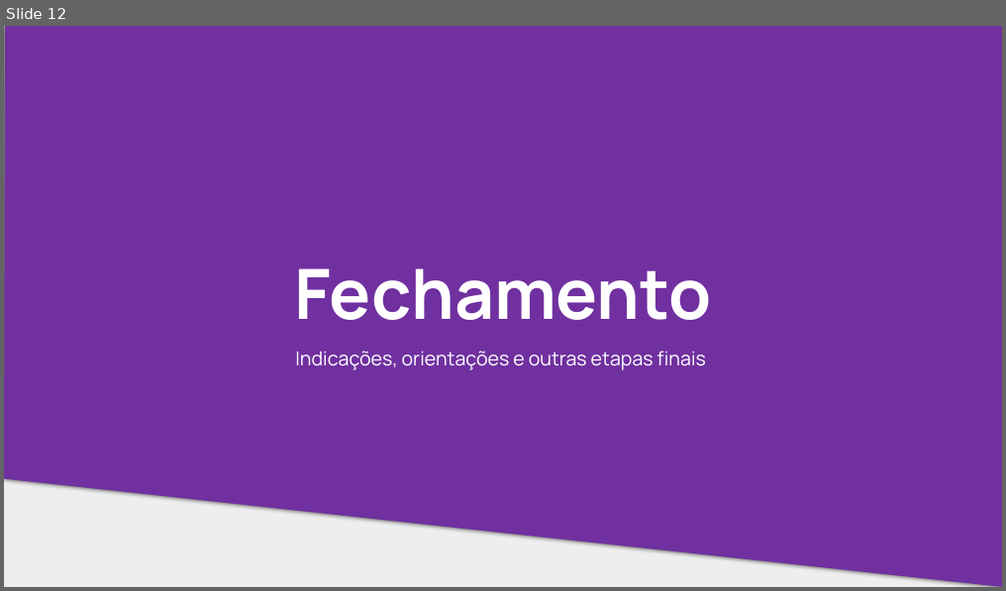
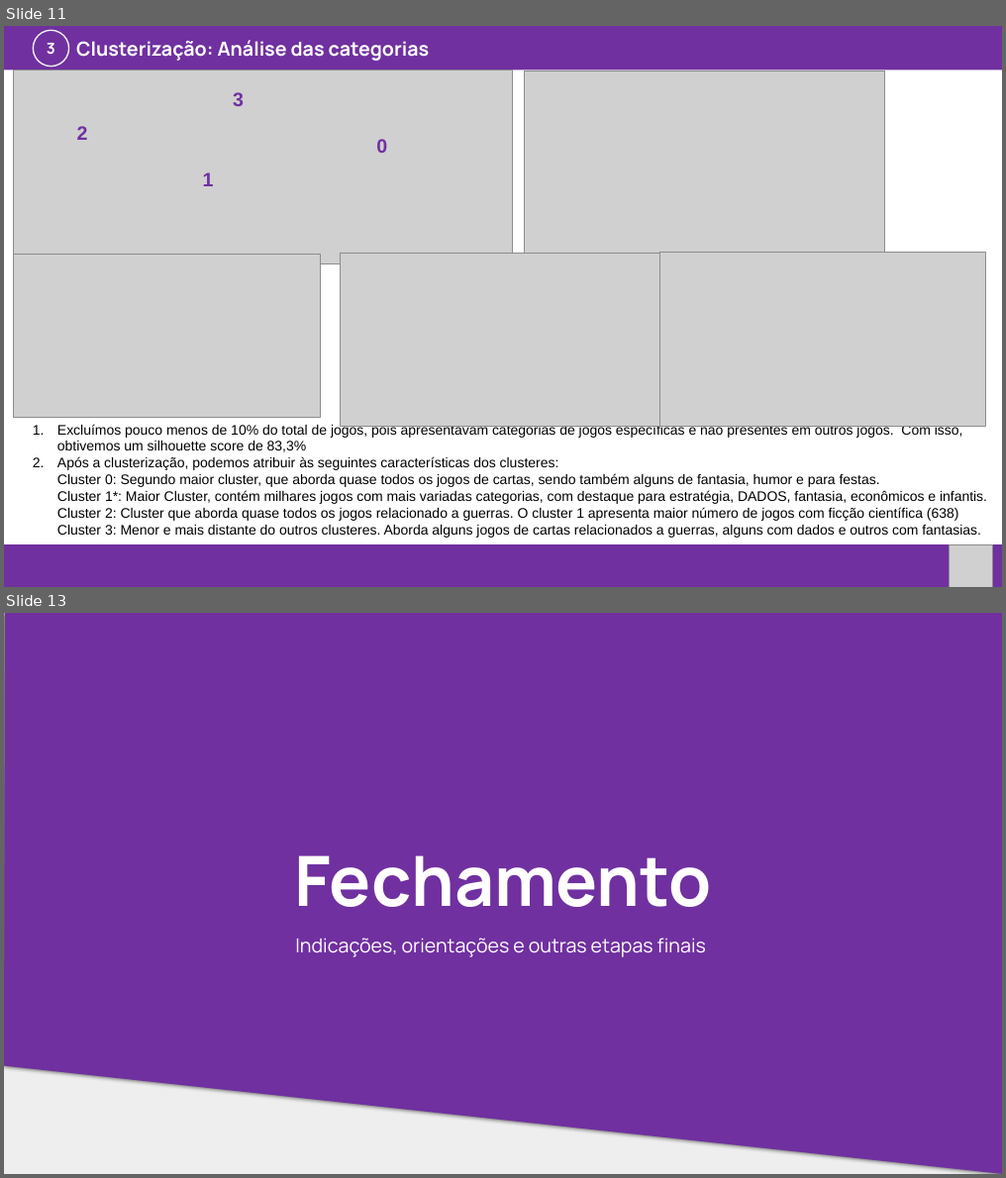
Before and after one commit to RenanGroto/Dice-Co, a slide deck: Poli Júnior + Dice&Co.pptx. Shown one above the other, each under a label of ours: slide 12 before the commit, slides 11 and 13 after it; the slides between them are not shown. The pictures are 1006x591 and 1006x1178 pixels, drawn with LibreOffice and Linux fonts; fonts in the diff are those of the drawing; grey boxes stand for pictures; background and template pictures are left out. Boxes give left, top, right and bottom in pixels: in the first picture for what was removed or moved away, otherwise in the second. Text is boxed around its words. In the diff, an @@ line names an element or a change of style, - is before the commit and + after.

```diff
--- a/Poli Júnior + Dice&Co.pptx
+++ b/Poli Júnior + Dice&Co.pptx
@@ slide 11 added at (4, 26, 1002, 587), background #FFFFFF @@
@@ rectangle added at (4, 26, 1002, 58), fill #4285F4 @@
@@ rectangle added at (4, 26, 1002, 70), fill #7030A0 @@
@@ ellipse added at (33, 30, 69, 66), fill #7030A0, outline #EEEEEE 1 pt, 11 pt, text #FFFFFF, bold @@
+3
@@ text added at (76, 40, 430, 61), 14 pt, text #FFFFFF, bold @@
+Clusterização: Análise das categorias
@@ parallelogram added at (723, 26, 793, 58), fill #595959 @@
@@ parallelogram added at (770, 26, 835, 58), fill #EEEEEE @@
@@ parallelogram added at (810, 26, 934, 58), fill #FFFFFF @@
@@ picture added at (13, 70, 512, 265) @@
@@ picture added at (524, 71, 884, 266) @@
@@ text added at (233, 92, 244, 106), 14 pt, text #7030A0, bold @@
+3
@@ text added at (77, 126, 88, 140), 14 pt, text #7030A0, bold @@
+2
@@ text added at (376, 139, 387, 153), 14 pt, text #7030A0, bold @@
+0
@@ text added at (203, 173, 214, 186), 14 pt, text #7030A0, bold @@
+1
@@ picture added at (13, 255, 320, 418) @@
@@ picture added at (341, 254, 666, 426) @@
@@ picture added at (659, 253, 986, 426) @@
@@ text added at (57, 423, 987, 538), 10 pt, text #000000 @@
+1. Excluímos pouco menos de 10% do total de jogos, pois apresentavam categorias de jogos específicas e não presentes em outros jogos. Com isso, obtivemos um silhouette score de 83,3%
+2. Após a clusterização, podemos atribuir às seguintes características dos clusteres:
+   Cluster 0: Segundo maior cluster, que aborda quase todos os jogos de cartas, sendo também alguns de fantasia, humor e para festas.
+   Cluster 1*: Maior Cluster, contém milhares jogos com mais variadas categorias, com destaque para estratégia, DADOS, fantasia, econômicos e infantis.
+   Cluster 2: Cluster que aborda quase todos os jogos relacionado a guerras. O cluster 1 apresenta maior número de jogos com ficção científica (638)
+   Cluster 3: Menor e mais distante do outros clusteres. Aborda alguns jogos de cartas relacionados a guerras, alguns com dados e outros com fantasias.
@@ rectangle added at (4, 555, 1002, 586), fill #4285F4 @@
@@ rectangle added at (4, 545, 1002, 587), fill #7030A0 @@
@@ picture added at (949, 545, 993, 587) @@
@@ what was slide 12 is now slide 13 @@
```
Also in this commit, not shown: 1 other slide added, 1 slide removed, 1 other file.
